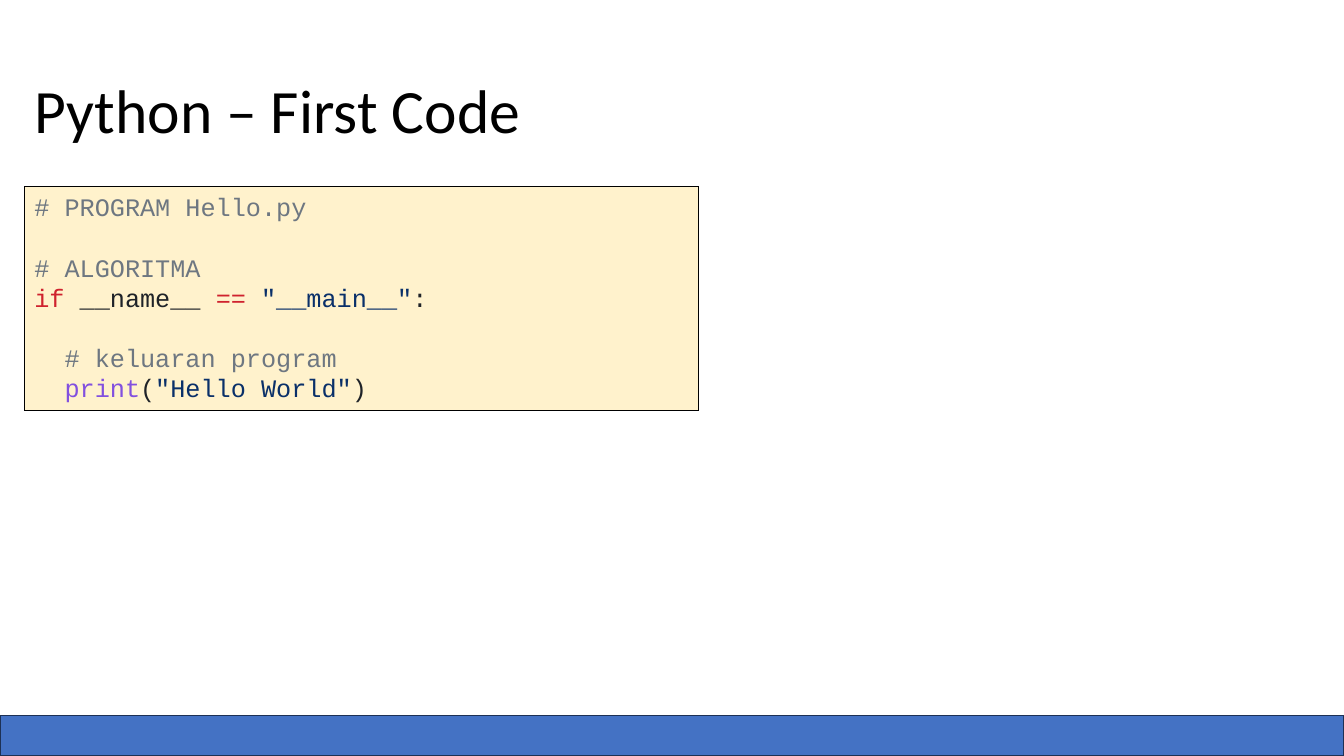
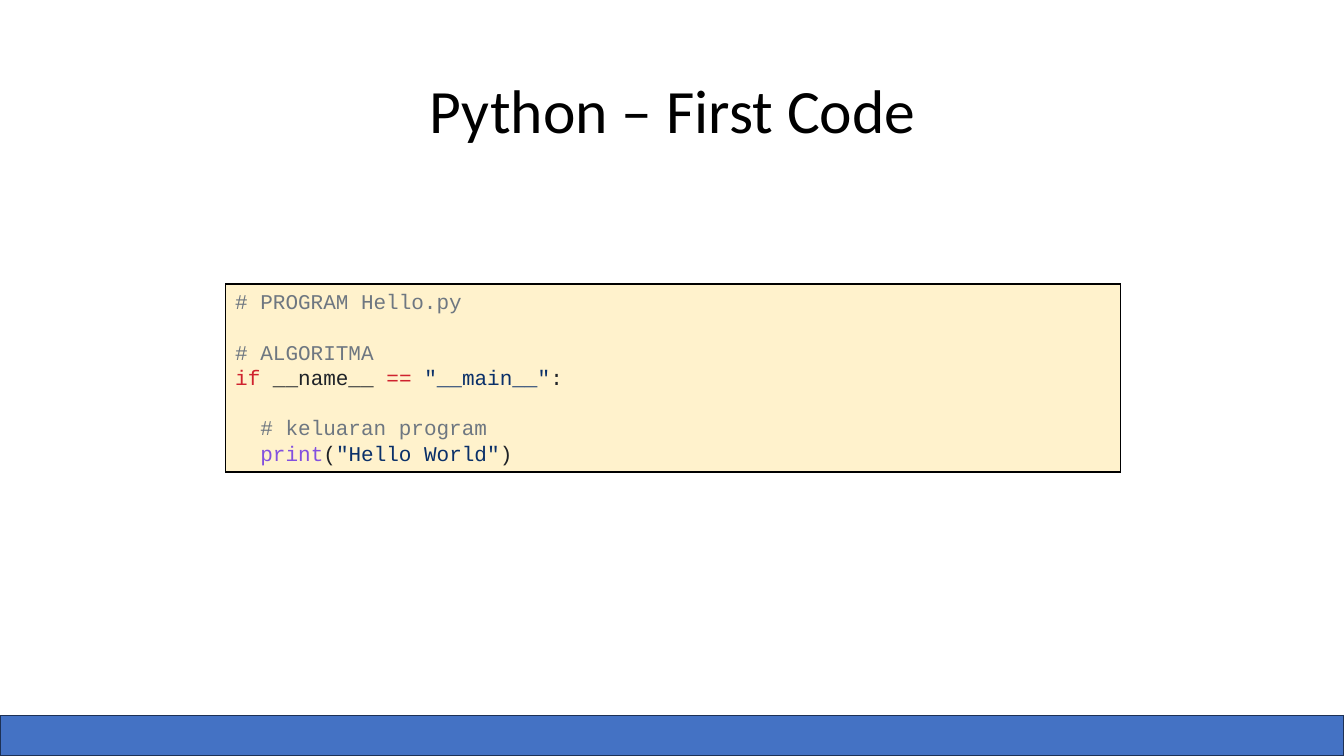
Before and after one commit to kusin/bahan-ajar-ML, a slide deck: slide 5 of dokumentasi ppt/Pertemuan 1 – Pengantar Bahasa Python.pptx (slide 6 before the commit). Drawn at 1344x756 pixels with LibreOffice and Linux fonts; fonts in the diff are those of the drawing. Boxes give left, top, right and bottom in pixels: in the first picture for what was removed or moved away, otherwise in the second. Text is boxed around its words. In the diff, an @@ line names an element or a change of style, - is before the commit and + after.

```diff
--- a/dokumentasi ppt/Pertemuan 1 – Pengantar Bahasa Python.pptx
+++ b/dokumentasi ppt/Pertemuan 1 – Pengantar Bahasa Python.pptx
@@ title "Python – First Code" at (430,90,915,143): alignment left to centre @@
@@ rectangle "# PROGRAM Hello.py": place and size @@
-rectangle "# PROGRAM Hello.py" at (24,187,699,410)
+rectangle "# PROGRAM Hello.py" at (226,284,1121,473)
@@ rectangle "# PROGRAM Hello.py" at (226,284,1121,473): size 18 to 15 pt @@
```
Also in this commit, not shown: 6 other slides changed, 7 slides added, 2 slides removed, 10 other files.
